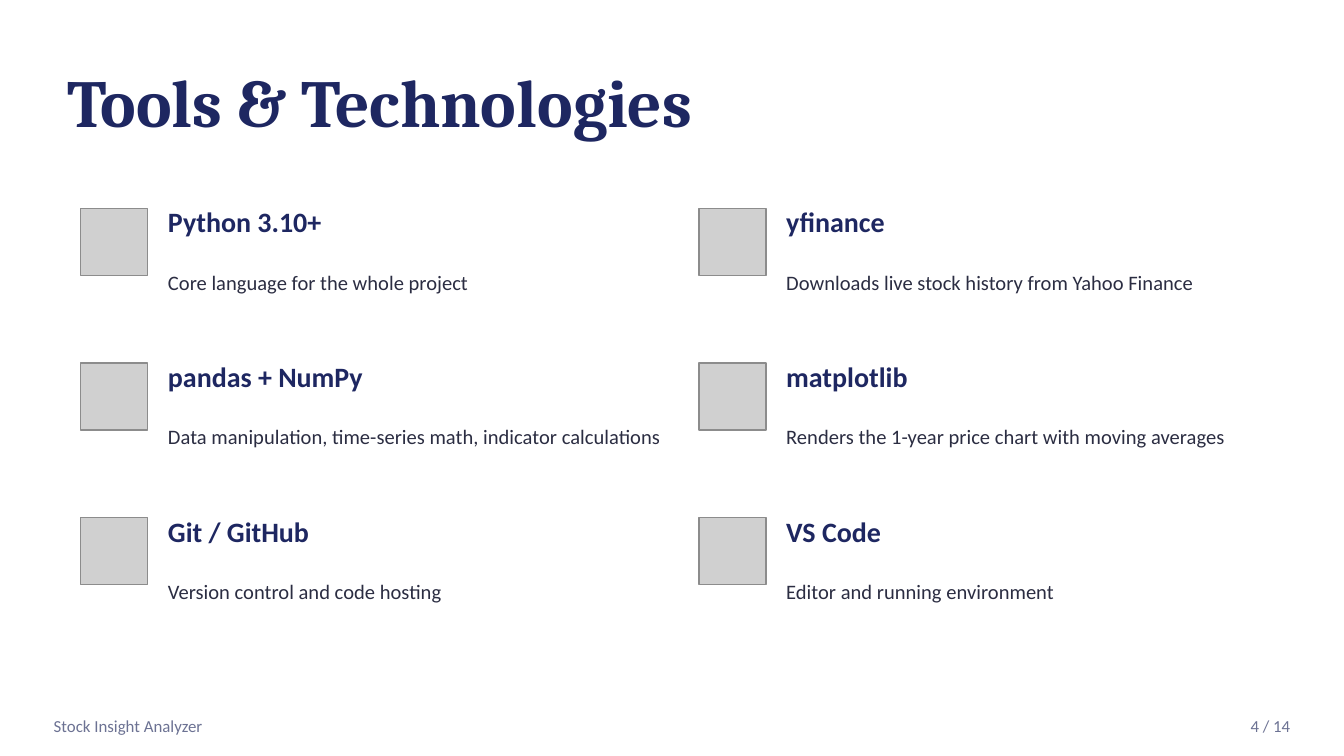
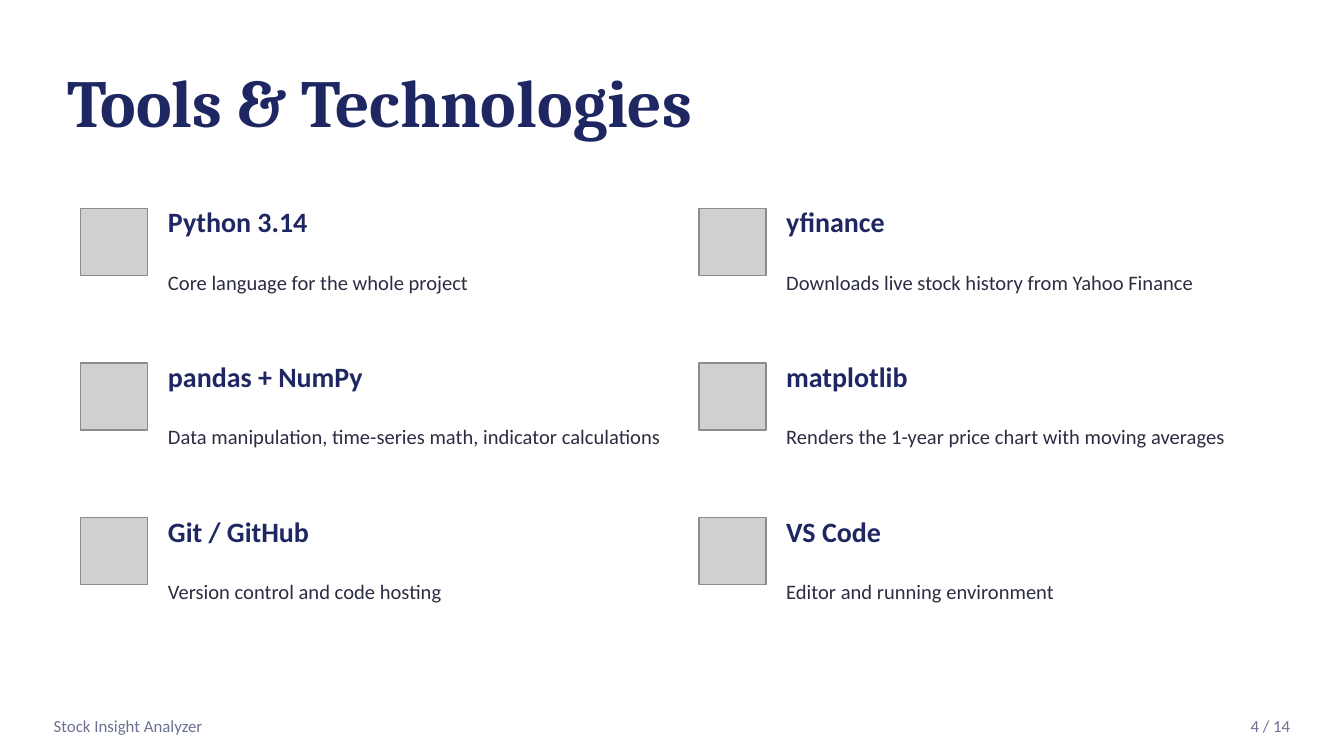
Before and after one commit to kpatelGD/stock-insight-analyzer, a slide deck: slide 4 of Presentation.pptx. Drawn at 1344x756 pixels with LibreOffice and Linux fonts; fonts in the diff are those of the drawing; grey boxes stand for pictures. Boxes give left, top, right and bottom in pixels: in the first picture for what was removed or moved away, otherwise in the second. Text is boxed around its words. In the diff, an @@ line names an element or a change of style, - is before the commit and + after.

```diff
--- a/Presentation.pptx
+++ b/Presentation.pptx
@@ text at <box>168,212,307,237</box>: text changed @@
-Python 3.10+
+Python 3.14
```
Also in this commit, not shown: 3 other slides changed, 4 other files.
